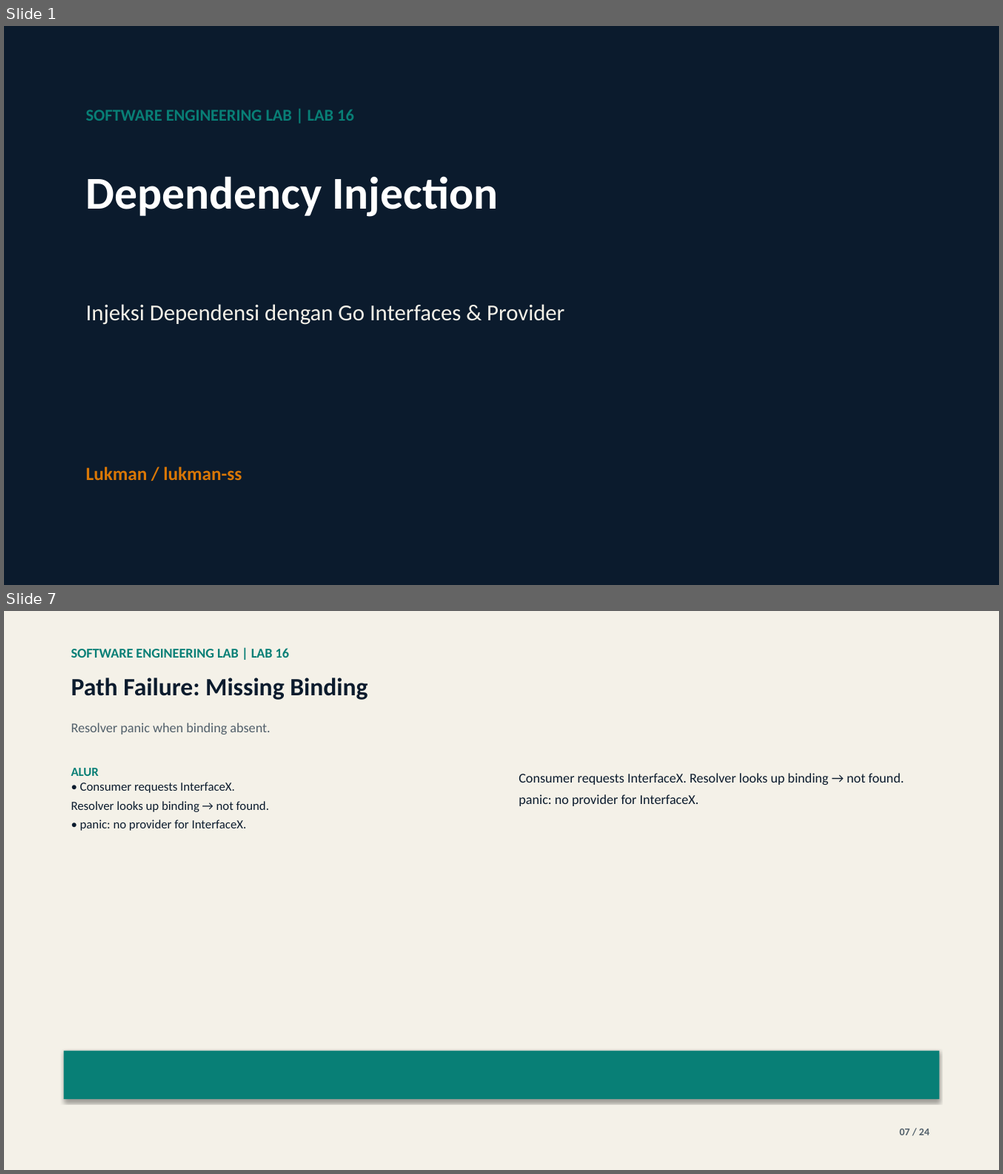
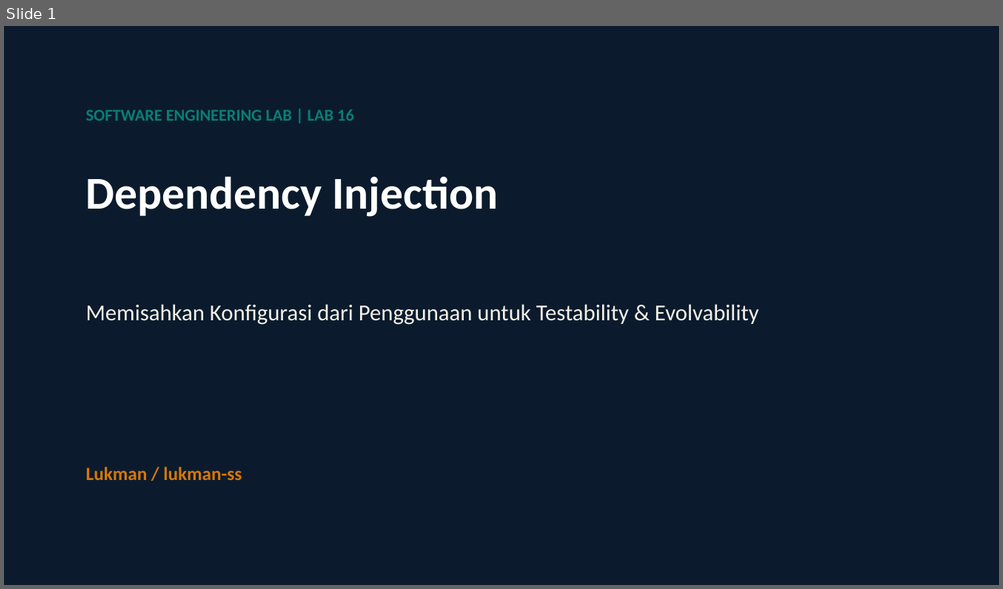
Before and after one commit to lukman-ss/software-engineering-lab, a slide deck: labs/16-dependency-injection/result/linkedin/lab-16-dependency-injection-carousel.pptx. Shown one above the other, each under a label of ours: slides 1 and 7 before the commit, slide 1 after it; the slides between them are not shown. The pictures are 1003x1174 and 1003x589 pixels, drawn with LibreOffice and Linux fonts; fonts in the diff are those of the drawing. Boxes give left, top, right and bottom in pixels: in the first picture for what was removed or moved away, otherwise in the second. Text is boxed around its words. In the diff, an @@ line names an element or a change of style, - is before the commit and + after.

```diff
--- a/labs/16-dependency-injection/result/linkedin/lab-16-dependency-injection-carousel.pptx
+++ b/labs/16-dependency-injection/result/linkedin/lab-16-dependency-injection-carousel.pptx
@@ slide 7 removed at (4, 611, 999, 1170), background #FFFFFF @@
@@ rectangle removed at (4, 611, 999, 1170) @@
@@ text removed at (71, 648, 289, 658) @@
-SOFTWARE ENGINEERING LAB | LAB 16
@@ text removed at (71, 678, 367, 700) @@
-Path Failure: Missing Binding
@@ text removed at (71, 723, 270, 735) @@
-Resolver panic when binding absent.
@@ text removed at (71, 768, 269, 831) @@
-ALUR
-• Consumer requests InterfaceX.
-Resolver looks up binding → not found.
-• panic: no provider for InterfaceX.
@@ text removed at (518, 773, 904, 806) @@
-Consumer requests InterfaceX. Resolver looks up binding → not found. panic: no provider for InterfaceX.
@@ rectangle removed at (64, 1051, 939, 1099) @@
@@ text removed at (899, 1129, 929, 1136) @@
-07 / 24
@@ slide 1 changed as well @@
@@ text at (86, 304, 759, 325): text changed @@
-Injeksi Dependensi dengan Go Interfaces & Provider
+Memisahkan Konfigurasi dari Penggunaan untuk Testability & Evolvability
```
Also in this commit, not shown: 16 other slides changed, 7 slides added, 6 other slides removed, 7 other files.
